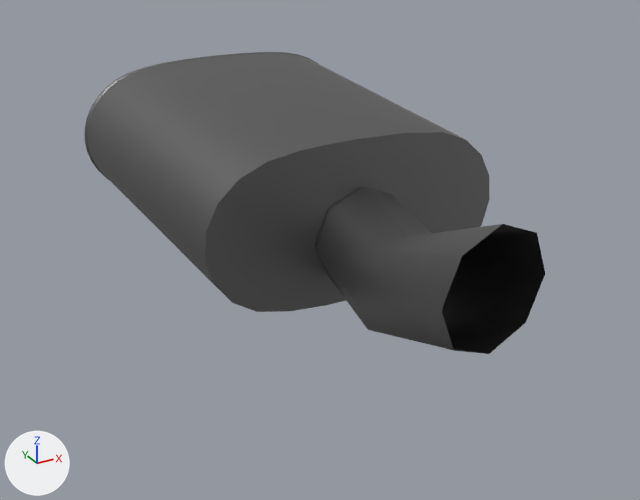
The glTF model content/cars/nissan_rs13/exhaust_oem.glb: old version first, new version second.
Both versions are drawn from a camera (50 mm lens) standing at (0.137, 1.096, 0.355) and looking at (0.494, 1.745, 0.03). Arrows for +X, +Y and +Z are at lower left; the lights stay in place. Where no turn or scale is listed for an object, it has been applied to the vertices. Vertices at the same position are counted once.

In view in the first picture: 'Exhaust'.
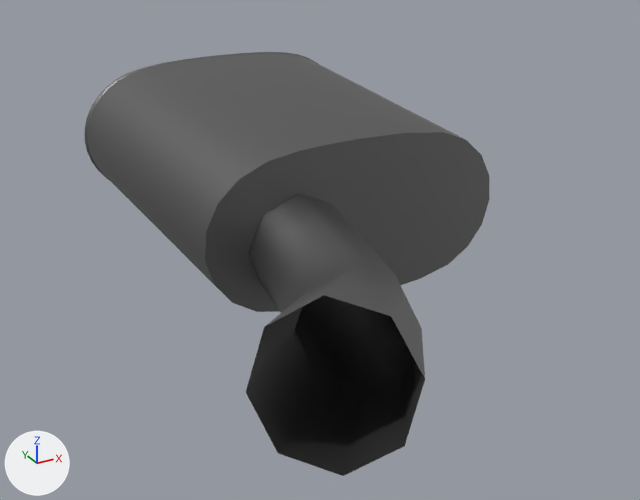
Commit message: Fix of incoming pipe of exhaust_oem

Where the change shows, as pixel boxes [x1, y1, x2, y2] in the pictures (640 x 500 px):
'Exhaust', reshaped (12% narrower, 40% taller)
    before: [85, 52, 545, 354]
    after: [85, 52, 489, 476]
part 1 of me_exhaust, built on
    before: [315, 187, 545, 354]
    after: [246, 194, 425, 476]

The edits, one by one:
me_exhaust is used by ob_exhaust; location (0.0, 0.0, 0.0).
me_exhaust had 1053 vertices, 1950 faces and spanned x 0.355..0.664, y 1.466..2.175, z -0.005..0.159.
me_exhaust now has 1085 vertices, 2014 faces and spans x 0.285..0.664, y 1.385..2.175, z -0.005..0.162.
Part 1, on me_exhaust:
8 vertices are removed from x 0.421..0.51, y 1.466..1.477, z 0.069..0.158.
16 faces are deleted.
16 vertices move from x 0.452..0.569, y 1.598..1.797, z 0.005..0.107 to x 0.403..0.504, y 1.661..1.86, z 0.011..0.128.
40 vertices are added at x 0.285..0.487, y 1.385..1.648, z 0.007..0.162.
80 new faces join them.
